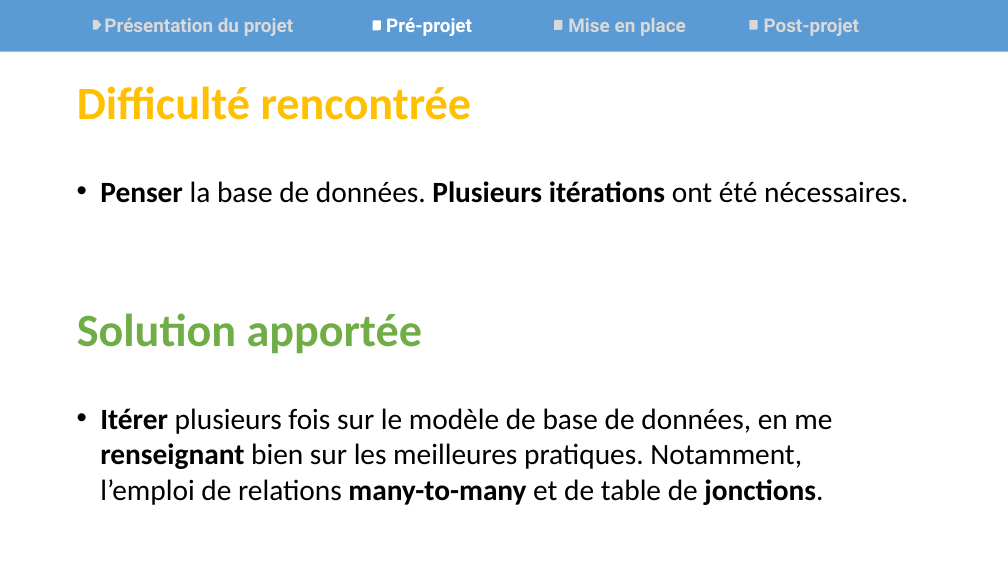
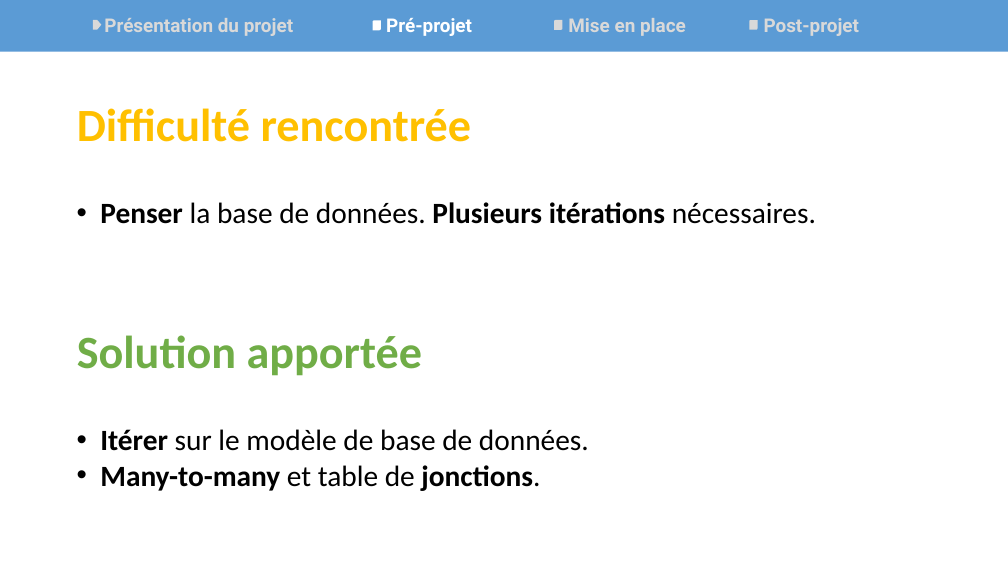
Before and after one commit to Synkied/OC_Projet-5, a slide deck: slide 6 of doc/livrables/Projet5_OpenFoodFacts_Oral.pptx. Drawn at 1008x567 pixels with LibreOffice and Linux fonts; fonts in the diff are those of the drawing. Boxes give left, top, right and bottom in pixels: in the first picture for what was removed or moved away, otherwise in the second. Text is boxed around its words. In the diff, an @@ line names an element or a change of style, - is before the commit and + after.

```diff
--- a/doc/livrables/Projet5_OpenFoodFacts_Oral.pptx
+++ b/doc/livrables/Projet5_OpenFoodFacts_Oral.pptx
@@ text "Difficulté rencontrée": place and size @@
-text "Difficulté rencontrée" at [77, 86, 472, 120]
+text "Difficulté rencontrée" at [77, 108, 472, 142]
@@ text at [100, 202, 816, 224]: text changed @@
-• Penser la base de données. Plusieurs itérations ont été nécessaires.
+• Penser la base de données. Plusieurs itérations nécessaires.
@@ text "Solution apportée": place and size @@
-text "Solution apportée" at [77, 313, 422, 354]
+text "Solution apportée" at [77, 335, 422, 376]
@@ text at [100, 429, 589, 491]: text changed @@
-• Itérer plusieurs fois sur le modèle de base de données, en me renseignant bien sur les meilleures pratiques. Notamment, l’emploi de relations many-to-many et de table de jonctions.
+• Itérer sur le modèle de base de données.
+• Many-to-many et table de jonctions.
```
Also in this commit, not shown: 2 other slides changed, 3 other files.
